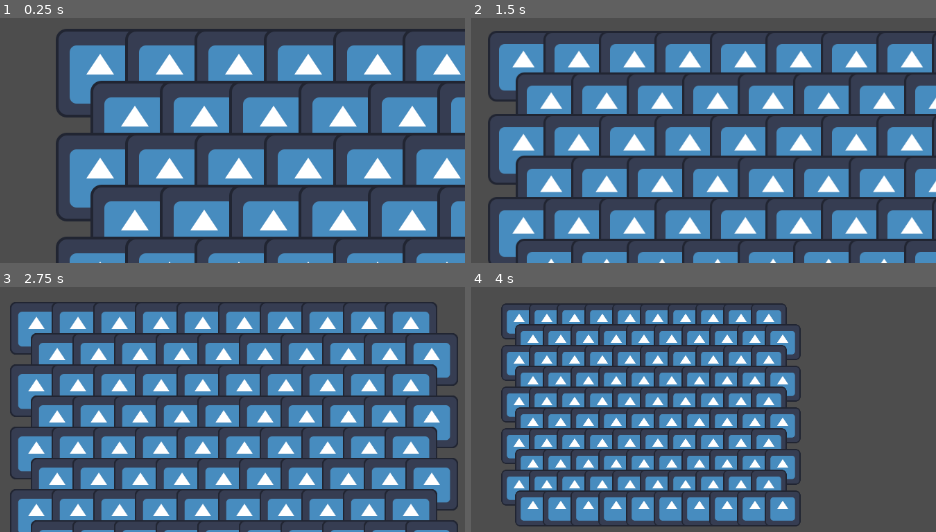
Above: before the commit, frames 1-4 (two rows, left to right).
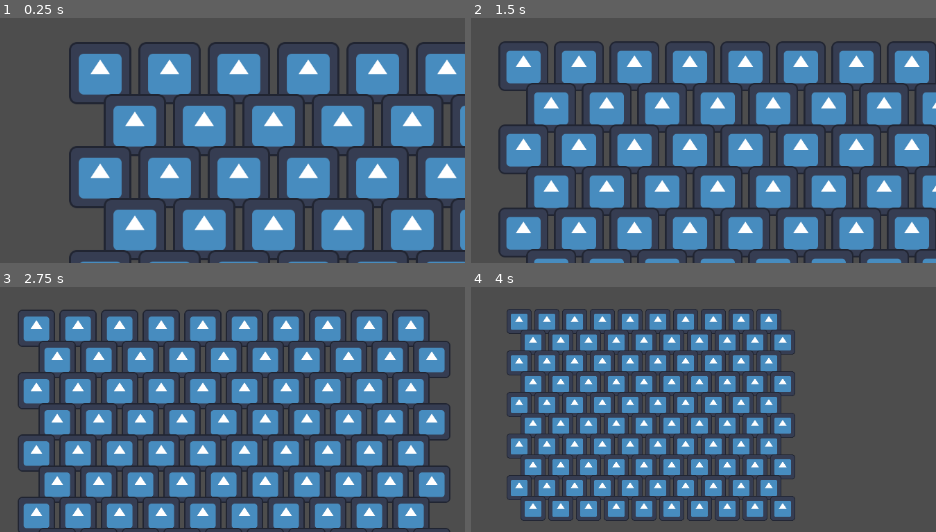
Above: after the commit, the same moments.

Repository: CiaranWoodward/LD54
Game: Godot game, scene res://Level.tscn
Same seed, same stepped clock (60 frames per second), same inputs: the game is played once before the commit and once after it. The engine's default icon, where the game draws it, is replaced by a stand-in: a white triangle on a blue panel in a dark square.
Inputs (mouse positions are in pixels of both pictures, inside the frame that each line leads up to):
- Up to frame 1 (0.25 s): no input
- Up to frame 2 (1.5 s): tap Enter at 0.5 s; move the mouse to (outside the picture) at 0.52 s; hold Right (ui_right) 0.53-1.25 s; hold Mouse wheel up (zoom_in) 0.53-1.25 s; click (outside the picture) at 0.67 s; drag from (outside the picture) to (494, 128) at 1.27 s
- Up to frame 3 (2.75 s): tap Space at 2 s; move the mouse to (outside the picture) at 2.02 s; hold Right (ui_right) from 2.03 s (still down); hold Mouse wheel up (zoom_in) from 2.03 s (still down)
- Up to frame 4 (4 s): release Right (ui_right) at 2.75 s; release Mouse wheel up (zoom_in) at 2.75 s; drag from (494, 397) to (outside the picture) at 2.77 s; tap Enter at 3.5 s; move the mouse to (777, 375) at 3.52 s; hold Left (ui_left) from 3.53 s (still down); hold Mouse wheel up (zoom_in) from 3.53 s (still down)

The runs differ from the first frame. In frame 1, 45% of the frame differs, in the area x 12-100%, y 4-100%; in frame 2, 49%, in the area x 3-100%, y 5-100%; in frame 3, 48%; in frame 4, 32%.

Commit message:
Add global script

Diff:
--- /dev/null
+++ b/Global.gd
@@ -0,0 +1,11 @@
+extends Node
+
+enum PlantType {WEED, FLOWER, BERRY_VINE, SPIKY_PLANT, SUCCULENT, ORANGE_TREE, MUSHROOM}
+
+# Called when the node enters the scene tree for the first time.
+func _ready():
+	pass # Replace with function body.
+
+# Called every frame. 'delta' is the elapsed time since the previous frame.
+func _process(delta):
+	pass
--- a/Tiles/plant_tile.tscn
+++ b/Tiles/plant_tile.tscn
@@ -7,4 +7,5 @@
 script = ExtResource("1_de4tv")
 
 [node name="Background" type="Sprite2D" parent="."]
+scale = Vector2(0.7, 0.7)
 texture = ExtResource("1_sn4ht")
--- a/project.godot
+++ b/project.godot
@@ -15,6 +15,10 @@
 config/features=PackedStringArray("4.1", "Mobile")
 config/icon="res://icon.svg"
 
+[autoload]
+
+Global="*res://Global.gd"
+
 [input]
 
 zoom_in={
